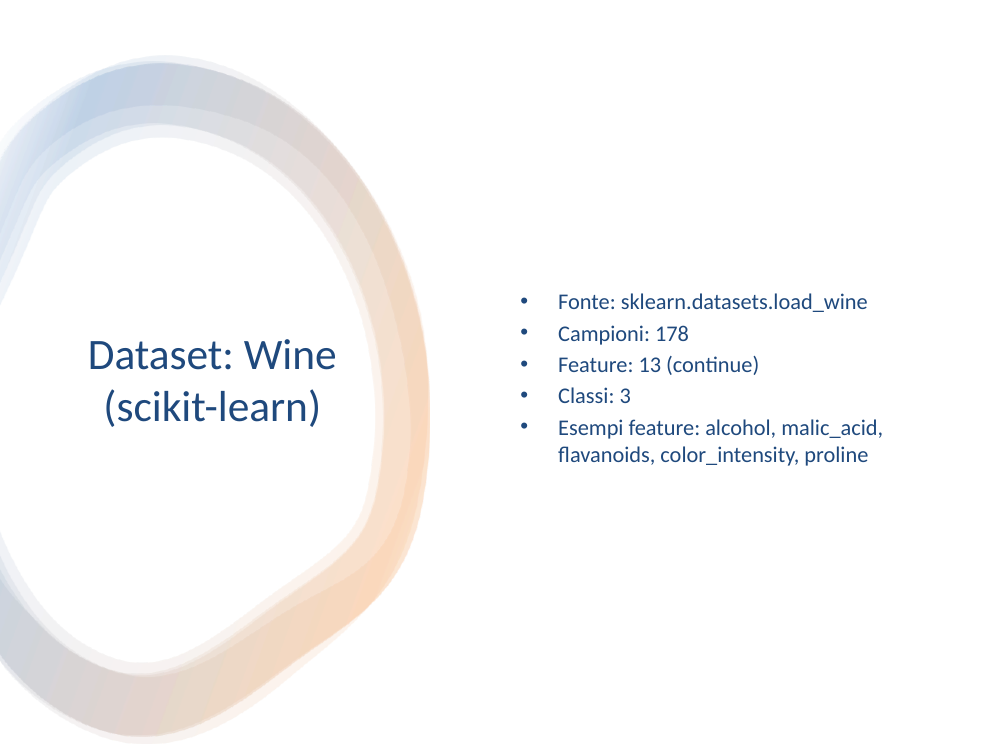
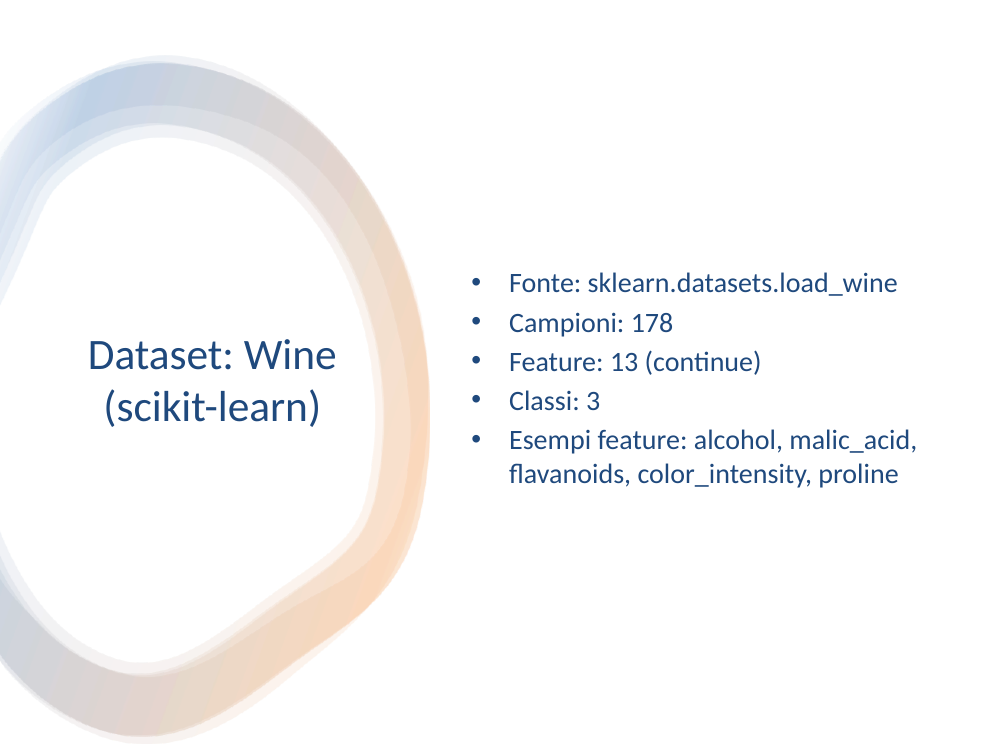
Before and after one commit to klausssssssssssssss/Classificazione_wine, a slide deck: slide 3 of Classificazione_wine.pptx. Drawn at 1008x756 pixels with LibreOffice and Linux fonts; fonts in the diff are those of the drawing. Boxes give left, top, right and bottom in pixels: in the first picture for what was removed or moved away, otherwise in the second. Text is boxed around its words. In the diff, an @@ line names an element or a change of style, - is before the commit and + after.

```diff
--- a/Classificazione_wine.pptx
+++ b/Classificazione_wine.pptx
@@ text "Fonte: sklearn.datasets.load_wine": place and size @@
-text "Fonte: sklearn.datasets.load_wine" at (558, 293, 883, 466)
+text "Fonte: sklearn.datasets.load_wine" at (509, 272, 917, 488)
@@ text "Fonte: sklearn.datasets.load_wine" at (509, 272, 917, 488): size 16 to 20 pt @@
```
Also in this commit, not shown: 5 other slides changed.
